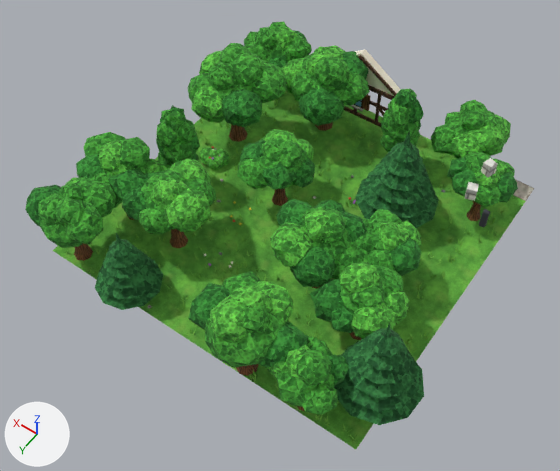
The glTF model assets/models/town_b/chunk_3_1.glb as it was, and as the next commit left it.
Rendered twice from a 50 mm lens placed at (43.6, -4.9, 27.8), pointed at (55.4, -21.4, 1.9). The lights are fixed; the arrows at lower left show +X, +Y and +Z. The first picture is the older version. Vertices at exactly the same position are counted once.

Names of what the first picture shows: 'chunk_3_1'.
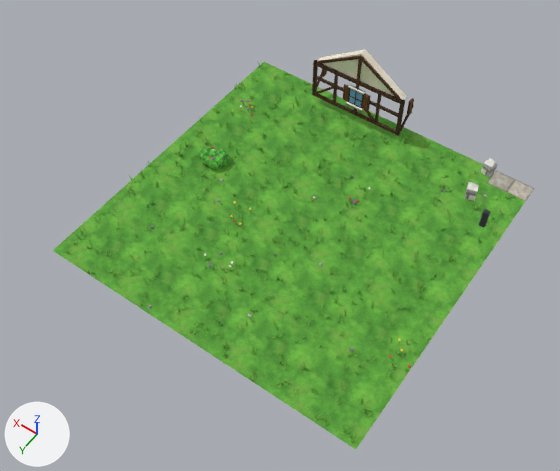
What differs and where, as boxes (x1, y1, x2, y2) in the pictures (560 x 471 px):
'chunk_3_1', reshaped (7% shorter): before (25, 22, 534, 449); after (53, 50, 534, 449)
part 1 of me_chunk_3_1, deleted (green): before (25, 22, 518, 425)
part 2 of me_chunk_3_1, reshaped: after (314, 72, 375, 122)

The change in detail:
me_chunk_3_1 is used by ob_chunk_3_1; location (0.0, 0.0, 0.0).
me_chunk_3_1 had 19505 vertices, 28444 faces and spanned x 46.9..64.7, y -32.6..-14.9, z -0.1..7.2.
me_chunk_3_1 now has 11003 vertices, 12058 faces and spans x 48.0..64.2, y -32.2..-15.9, z -0.1..7.2.
me_chunk_3_1 part 1: 250 loose pieces with 8510 vertices, spanning x 46.9..64.7, y -32.6..-14.9, z 0.0..5.5, are deleted.
Part 2, on me_chunk_3_1:
6 vertices are removed from x 57.6..58.7, y -31.0..-30.9, z 0.5..1.6.
17 faces are deleted.
2 vertices move within x 57.5, y -31.0..-30.9, z 1.5.
14 vertices are added at x 56.3..60.0, y -31.0..-30.9, z 0.5..1.6.
29 new faces join them, mat_timber.
Other edits to the shape of me_chunk_3_1 do not show in these pictures.
me_chunk_3_1 no longer uses material mat_trunk.
me_chunk_3_1 no longer uses material mat_leaf_a.
me_chunk_3_1 no longer uses material mat_leaf_c.
me_chunk_3_1 no longer uses material mat_leaf_pine.
